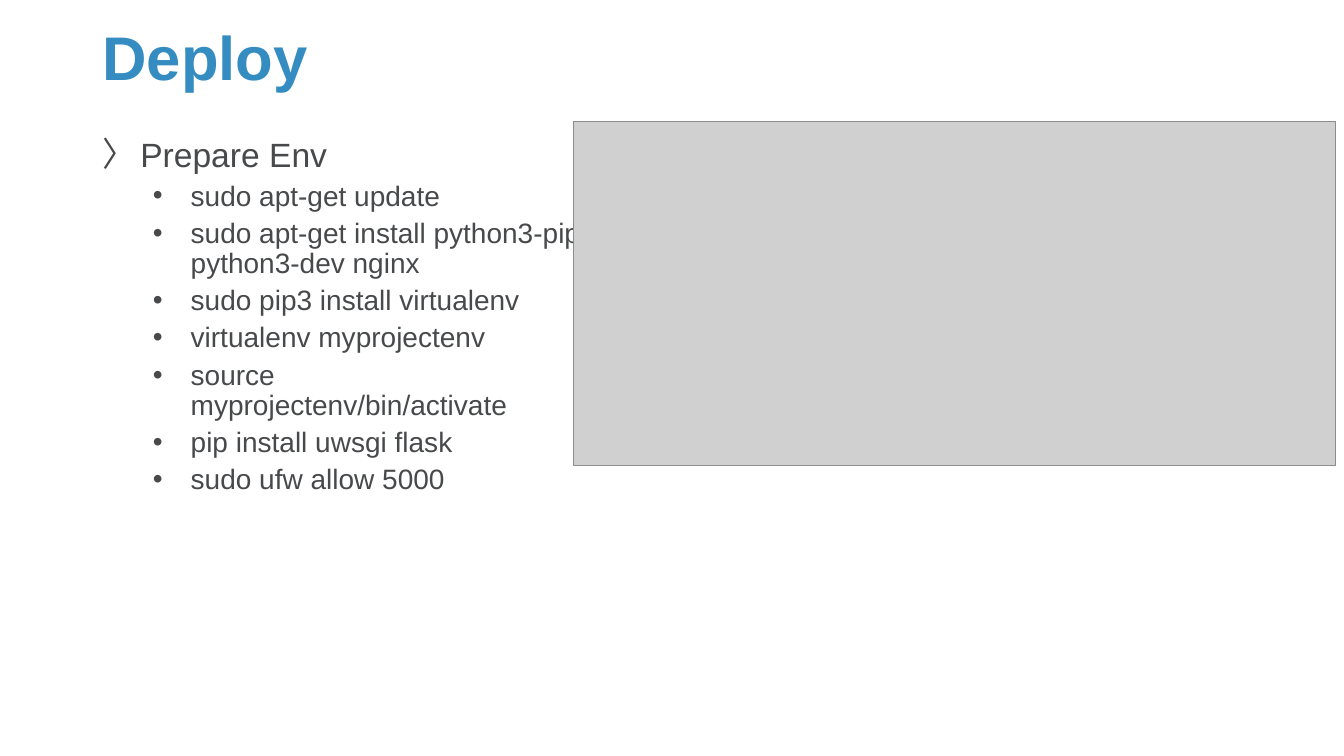
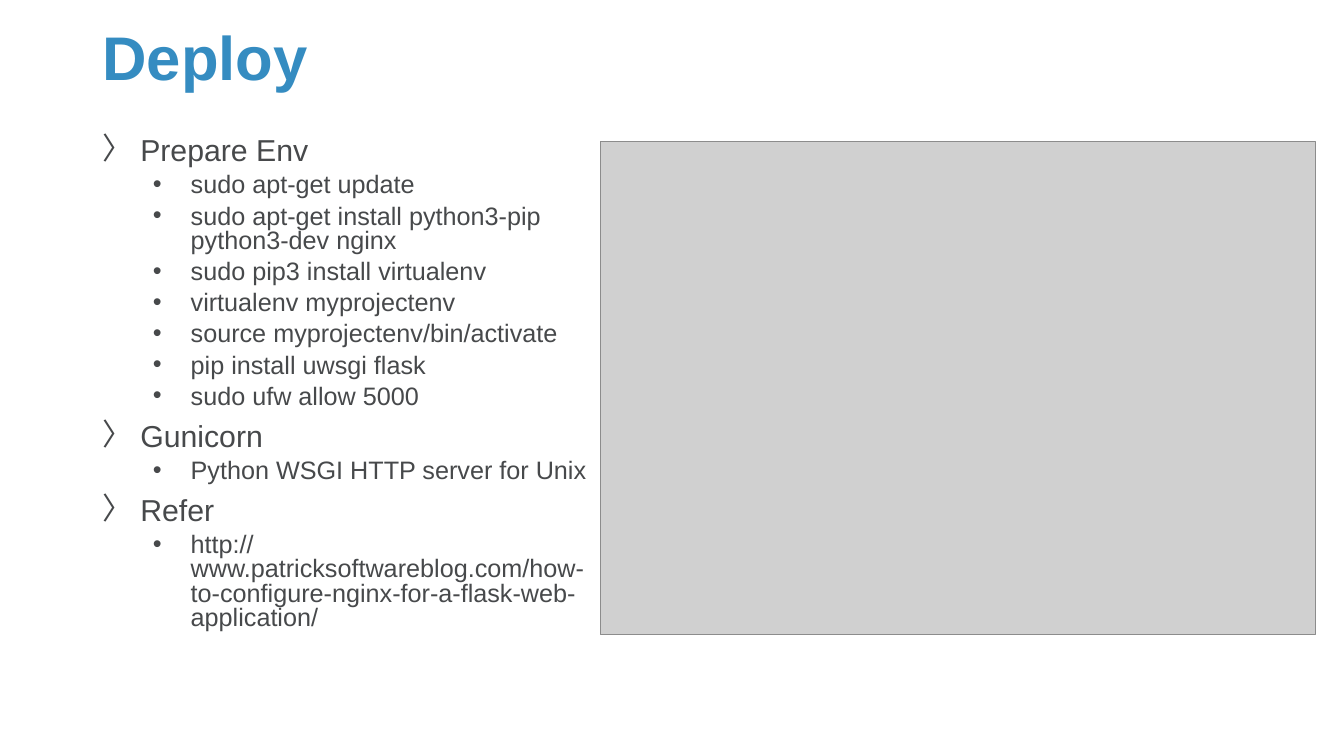
Before and after one commit to Sparks-Lu/TechNotes, a slide deck: slide 8 of Web/Flask-Notes.pptx. Drawn at 1344x756 pixels with LibreOffice and Linux fonts; fonts in the diff are those of the drawing; grey boxes stand for pictures; background and template pictures are left out. Boxes give left, top, right and bottom in pixels: in the first picture for what was removed or moved away, otherwise in the second. Text is boxed around its words. In the diff, an @@ line names an element or a change of style, - is before the commit and + after.

```diff
--- a/Web/Flask-Notes.pptx
+++ b/Web/Flask-Notes.pptx
@@ text at [140,140,557,406]: size 24 to 21.6 pt in "Prepare Env"; size 20 to 18 pt in "sudo apt-get update", "sudo apt-get install python3-pip python3-dev nginx", "sudo pip3 install virtualenv", "virtualenv myprojectenv" and 3 more places; line spacing 0.9 to 0.8 @@
@@ picture: place and size @@
-picture at [574,122,1336,466]
+picture at [601,142,1317,635]
@@ text at [140,425,586,632]: paragraphs added @@
+〉 Gunicorn
+  • Python WSGI HTTP server for Unix
+〉 Refer
+  • http://www.patricksoftwareblog.com/how-to-configure-nginx-for-a-flask-web-application/
```
Also in this commit, not shown: 3 slides added, 1 slide removed, 3 other files.
